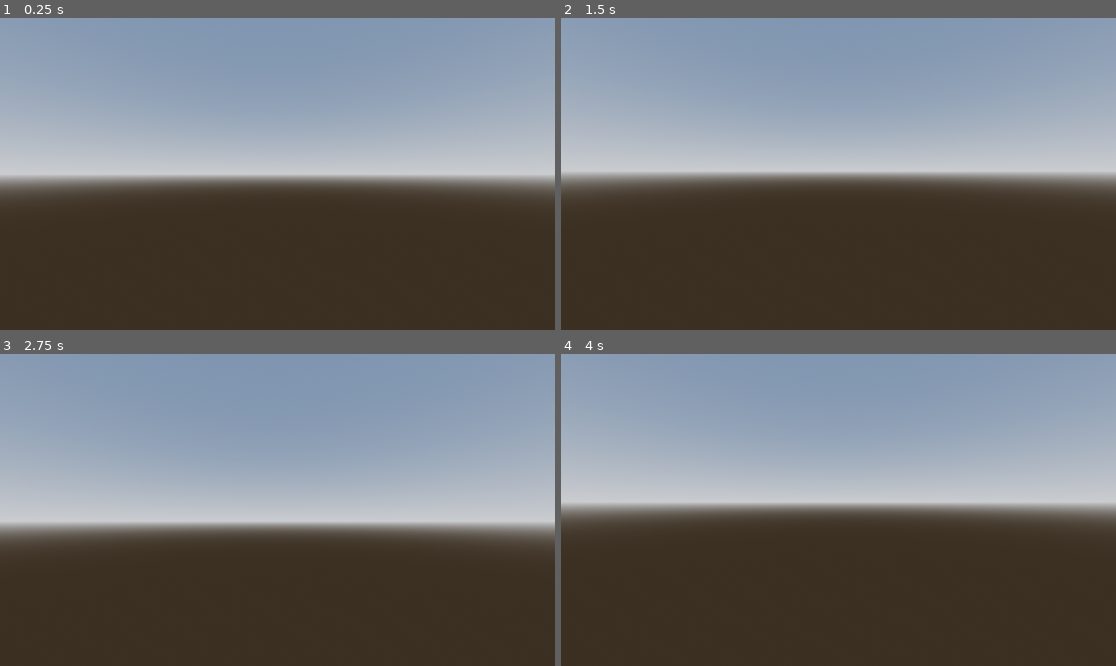
Above: before the commit, frames 1-4 (two rows, left to right).
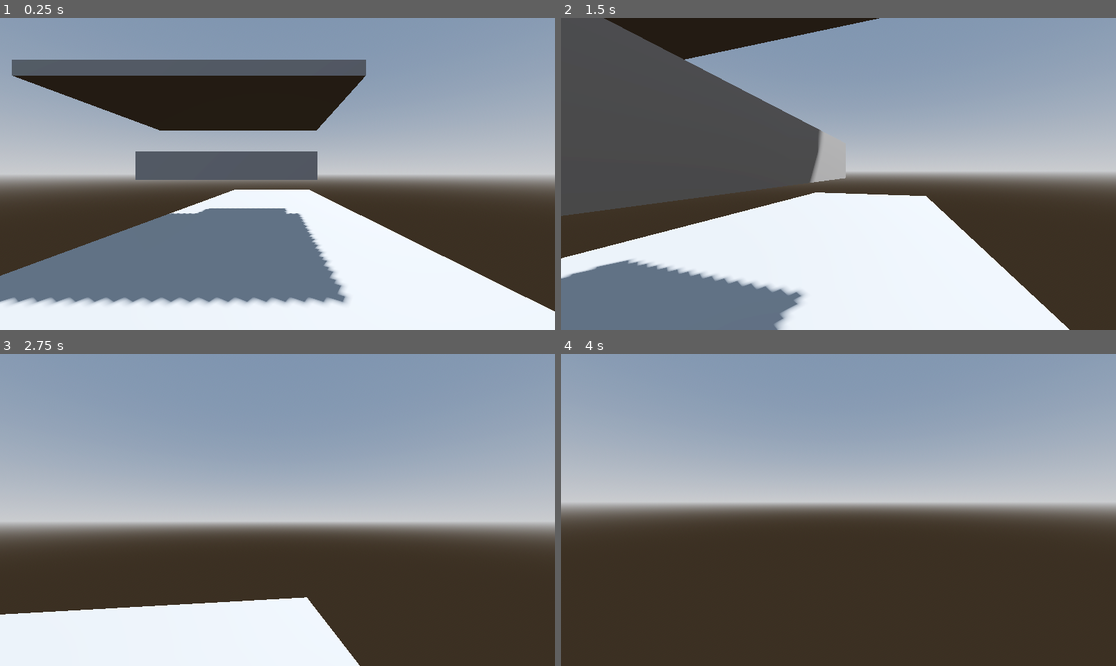
Above: after the commit, the same moments.

Repository: ErneElg162/DangDezeDubiousDimensions
Game: Godot game, scene res://Test.tscn
Same seed, same stepped clock (60 frames per second), same inputs: the game is played once before the commit and once after it.
Inputs (mouse positions are in pixels of both pictures, inside the frame that each line leads up to):
- Up to frame 1 (0.25 s): no input
- Up to frame 2 (1.5 s): tap Enter (ui_accept) at 0.5, 0.77 s; move the mouse to (866, 174) at 0.52 s; hold W (forward) from 0.53 s (still down); move the mouse to (810, 174) at 1.27 s
- Up to frame 3 (2.75 s): keep holding W (forward); tap Enter (ui_accept) at 1.52 s; move the mouse to (288, 503) at 2.02 s
- Up to frame 4 (4 s): keep holding W (forward); move the mouse to (832, 516) at 2.77 s; tap Enter (ui_accept) at 3.02, 3.5, 3.77 s; move the mouse to (877, 513) at 3.52 s

The runs differ from the first frame. In frame 1, 45% of the frame differs, in the area x 0-100%, y 13-100%; in frame 2, 52%, in the area x 0-92%, y 0-100%; in frame 3, 12%; in frame 4, nothing differs.

Commit message:
Clamped W

Diff:
--- a/dddd/4D_Shenanigans/4d_cube.gd
+++ b/dddd/4D_Shenanigans/4d_cube.gd
@@ -15,11 +15,11 @@
 	else:
 		col.disabled = true
 
-	if dist < width - Global.threshold:
+	if dist <= width:
 		mesh.transparency = 0
 
 	elif dist <= width + Global.threshold:
-		mesh.transparency = 0.75 + (dist - width + Global.threshold) / (2 * Global.threshold)
+		mesh.transparency = (dist - width) / Global.threshold
 
 	else:
 		mesh.transparency = 1
--- a/dddd/Test.tscn
+++ b/dddd/Test.tscn
@@ -1,7 +1,7 @@
 [gd_scene format=3 uid="uid://bi66y3pmp3ran"]
 
-[ext_resource type="Script" uid="uid://dur728x4pb7lo" path="res://test.gd" id="1_njov2"]
-[ext_resource type="PackedScene" path="res://character.tscn" id="3_2au82"]
+[ext_resource type="PackedScene" uid="uid://cmagrieuuyohl" path="res://4D_Shenanigans/4D_Cube.tscn" id="1_myinc"]
+[ext_resource type="PackedScene" uid="uid://b55le64shefxu" path="res://character.tscn" id="3_2au82"]
 
 [sub_resource type="ProceduralSkyMaterial" id="ProceduralSkyMaterial_njov2"]
 sky_horizon_color = Color(0.66224277, 0.6717428, 0.6867428, 1)
@@ -16,8 +16,11 @@
 tonemap_mode = 2
 glow_enabled = true
 
+[sub_resource type="BoxMesh" id="BoxMesh_2au82"]
+
+[sub_resource type="BoxShape3D" id="BoxShape3D_8tn2x"]
+
 [node name="Node3D" type="Node3D" unique_id=575358672]
-script = ExtResource("1_njov2")
 
 [node name="DirectionalLight3D" type="DirectionalLight3D" parent="." unique_id=1285410931]
 transform = Transform3D(-0.8660254, -0.43301278, 0.25, 0, 0.49999997, 0.86602545, -0.50000006, 0.75, -0.43301266, 0, 0, 0)
@@ -28,3 +31,22 @@
 
 [node name="CharacterBody3D" parent="." unique_id=1945213248 instance=ExtResource("3_2au82")]
 transform = Transform3D(1, 0, 0, 0, 1, 0, 0, 0, 1, 0.35411048, 1.1486564, 4.4342227)
+
+[node name="Wall2" parent="." unique_id=469112148 instance=ExtResource("1_myinc")]
+transform = Transform3D(4.8695126, 0, 0, 0, 0.21537632, 0, 0, 0, 3.49847, -0.8647528, 2.7704172, -0.10638492)
+width = 0.5
+w_cent = 0.8
+
+[node name="Wall" parent="." unique_id=1118426067 instance=ExtResource("1_myinc")]
+transform = Transform3D(2.2066972, 0, 0, 0, 0.33952144, 0, 0, 0, 3.8940902, -0.2674594, 1.4103775, 0.022793293)
+width = 0.2
+w_cent = 0.05
+
+[node name="Floor" type="StaticBody3D" parent="." unique_id=1693013999]
+transform = Transform3D(4.74461, 0, 0, 0, 0.6177273, 0, 0, 0, 17.509895, 0, 0, 0)
+
+[node name="MeshInstance3D" type="MeshInstance3D" parent="Floor" unique_id=1156718894]
+mesh = SubResource("BoxMesh_2au82")
+
+[node name="CollisionShape3D" type="CollisionShape3D" parent="Floor" unique_id=707727836]
+shape = SubResource("BoxShape3D_8tn2x")
--- a/dddd/character_body_3d.gd
+++ b/dddd/character_body_3d.gd
@@ -11,12 +11,19 @@
 	Input.mouse_mode = Input.MOUSE_MODE_CAPTURED
 
 func _unhandled_input(event):
+	if event is InputEventMouseButton:
+		if event.button_index == MOUSE_BUTTON_WHEEL_UP:
+			Global.w += Global.sensitivity
+
+		elif event.button_index == MOUSE_BUTTON_WHEEL_DOWN:
+			Global.w -= Global.sensitivity
+
+	Global.w = clamp(Global.w, 0, 1)
+
 	if event is InputEventMouseMotion and Input.mouse_mode == Input.MOUSE_MODE_CAPTURED:
 		rotate_y(-event.relative.x * look_sensitivity)
 		camera.rotate_x(-event.relative.y * look_sensitivity)
 		camera.rotation.x = clamp(camera.rotation.x, deg_to_rad(-80), deg_to_rad(80))
-
-		print(camera.rotation.x)
 
 	if Input.is_action_just_pressed("escape"):
 		Input.mouse_mode = Input.MOUSE_MODE_VISIBLE
--- a/dddd/project.godot
+++ b/dddd/project.godot
@@ -42,6 +42,10 @@
 "events": [Object(InputEventKey,"resource_local_to_scene":false,"resource_name":"","device":-1,"window_id":0,"alt_press …(195 unchanged characters)…
 ]
 }
+phase={
+"deadzone": 0.2,
+"events": []
+}
 
 [physics]
 
--- a/dddd/test.gd
+++ /dev/null
@@ -1,9 +0,0 @@
-extends Node3D
-
-func _input(event):
-	if event is InputEventMouseButton:
-		if event.button_index == MOUSE_BUTTON_WHEEL_UP:
-			Global.w += Global.sensitivity
-
-		elif event.button_index == MOUSE_BUTTON_WHEEL_DOWN:
-			Global.w -= Global.sensitivity
Not shown: 1 places in dddd/character.tscn that only renumber resources
Not shown, removed: dddd/test.gd.uid
